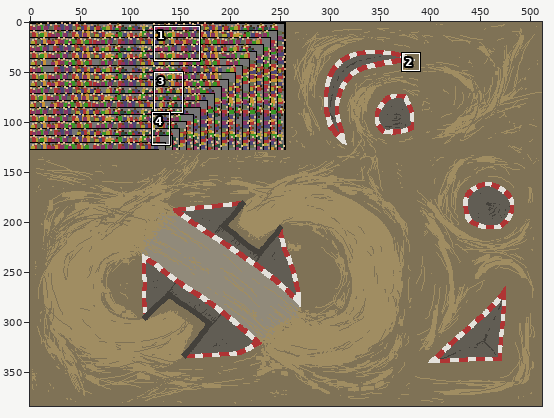
Sprite sheet -- Assets/Testassets/Arena Map mk3/Top Down Racer Arena Template mk3.png. Above: a wide view before the commit, with the close-up outlined.
Close-up. Before the edit:
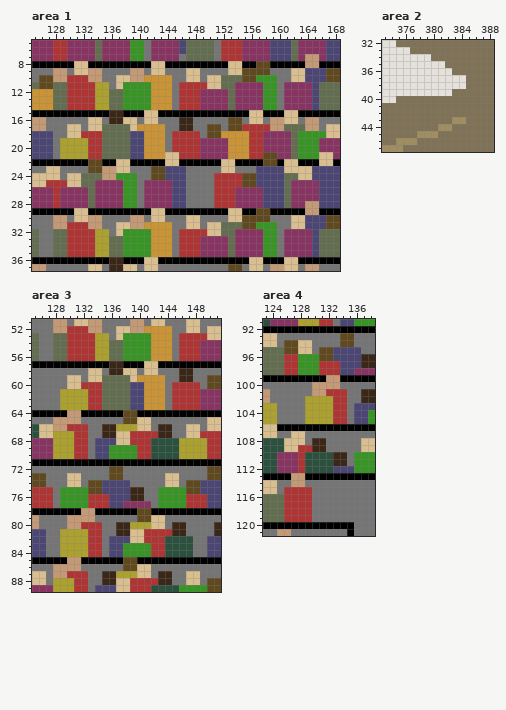
The file is 512x384 pixels. Shown: area 1: x 125..168, y 5..37; area 2: x 373..388, y 32..47; area 3: x 125..151, y 51..89; area 4: x 123..138, y 91..121.
New version:
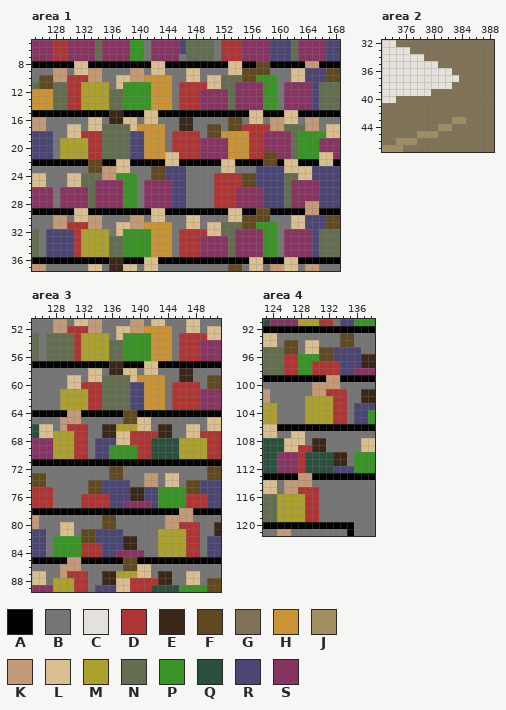
Palette (. is transparent): A #000000  B #757575  C #e4e1db  D #af3434  E #3b2717  F #61491f  G #7f7256  H #ca9335  J #a08d62  K #c49975  L #d9be8f  M #aca02f  N #636e51  P #389525  Q #2c503e  R #4c4675  S #883462
Diff:
Changed rows in their new state; - is an unchanged pixel.
Area 1:
first column x 164:
 7 SS
first column x 132:
11 MM
12 MM
13 MM
14 MM
first column x 127:
23 BB-
24 BB-
25 BBB
26 -B-
27 -B-
28 -B-
first column x 127:
32 RRRR-MM
33 RRRR-MM
34 RRRR-MM
35 RRRR-MM
Area 2:
first column x 379:
34 G-----
35 --G---
37 -----G
38 ----GG
39 -GGG--
Area 3:
first column x 127:
53 N--N-MM
54 N--N-MM
55 N--N-MM
56 N--N-MM
first column x 128:
65 B
66 B
first column x 128:
73 --BB---------KK------
74 --BB---------KK------
75 -BBBB--------RR------
76 -BBBD--------RR------
77 -BBBD---------R------
78 ----AA------AA----KK-
79 --BBBB-FF---BBBBKKKK-
80 -LLBBBBFFBBBBBBBKKDDD
81 -LLBFFRRRRBBBBBMMMMDD
82 PPPPFFRR--EEBBBMMMMDD
83 PPPPD--R--EEBBBMMMMDD
84 PPPPD--R-SSSSBBMMMMDD
86 B--------------------
87 B--------------------
Area 4:
first column x 128:
 94 B-L
 95 B-L
 97 --D
 98 --D
first column x 125:
113 --A-K-
114 -K--K-
115 -KK--D
116 MMMM-D
117 MMMM-D
118 MMMM-D
119 MMMM-D
